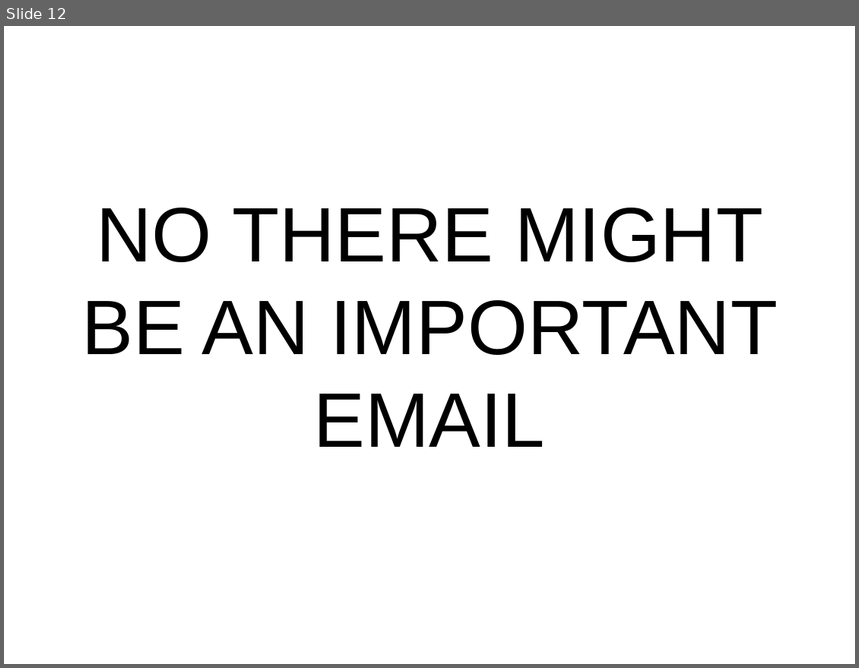
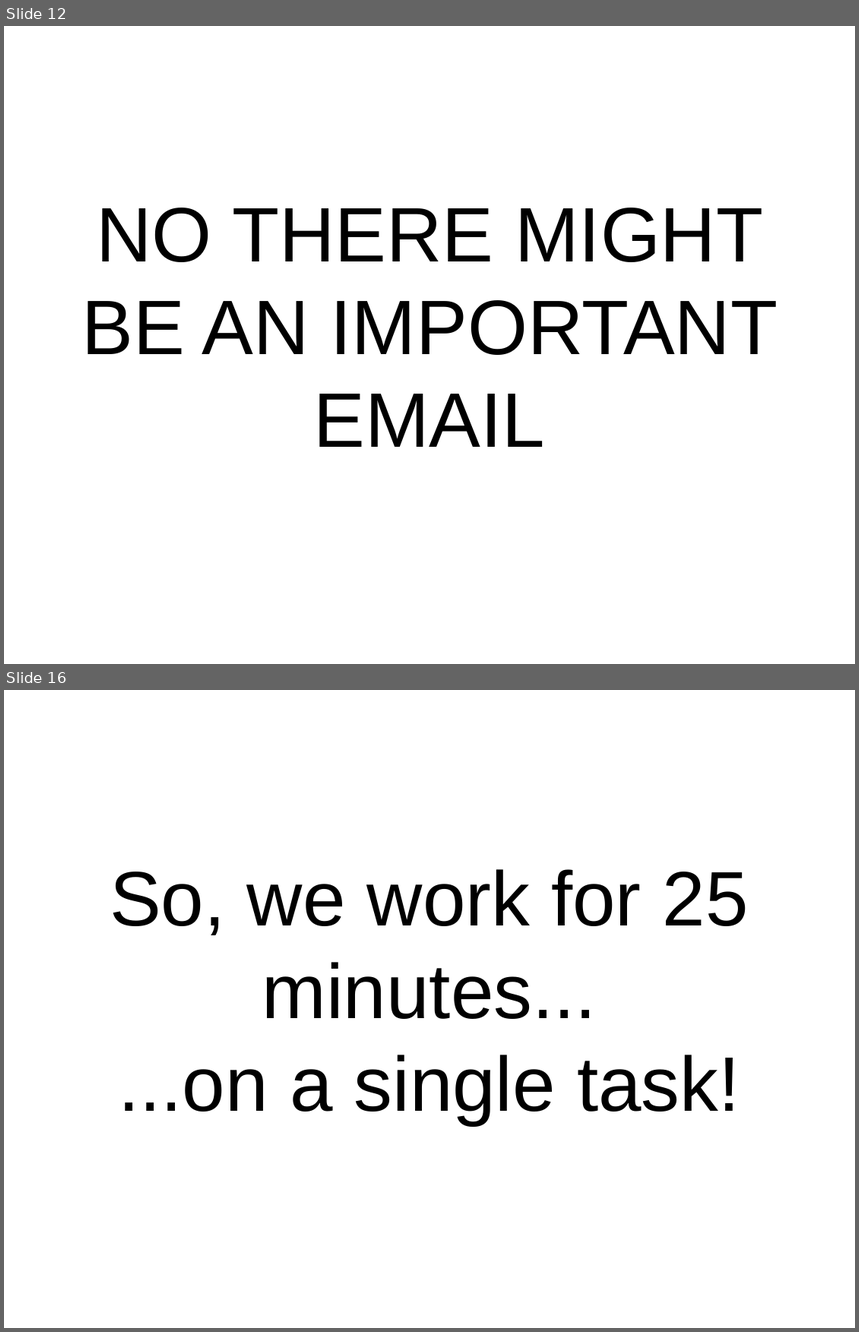
Before and after one commit to setitesuk/presentations, a slide deck: pomodoro_lightning_talk.odp. Shown one above the other, each under a label of ours: slide 12 before the commit, slides 12 and 16 after it; the slides between them are not shown. The pictures are 859x668 and 859x1332 pixels, drawn with LibreOffice and Linux fonts; fonts in the diff are those of the drawing. Boxes give left, top, right and bottom in pixels: in the first picture for what was removed or moved away, otherwise in the second. Text is boxed around its words. In the diff, an @@ line names an element or a change of style, - is before the commit and + after.

```diff
--- a/pomodoro_lightning_talk.odp
+++ b/pomodoro_lightning_talk.odp
@@ slide 16 added at [4,690,855,1328], background #FFFFFF @@
@@ subtitle added at [110,869,749,1125], 72 pt, text #000000 @@
+So, we work for 25 minutes...
+...on a single task!
```
Also in this commit, not shown: 1 slide changed, 12 other slides added.
